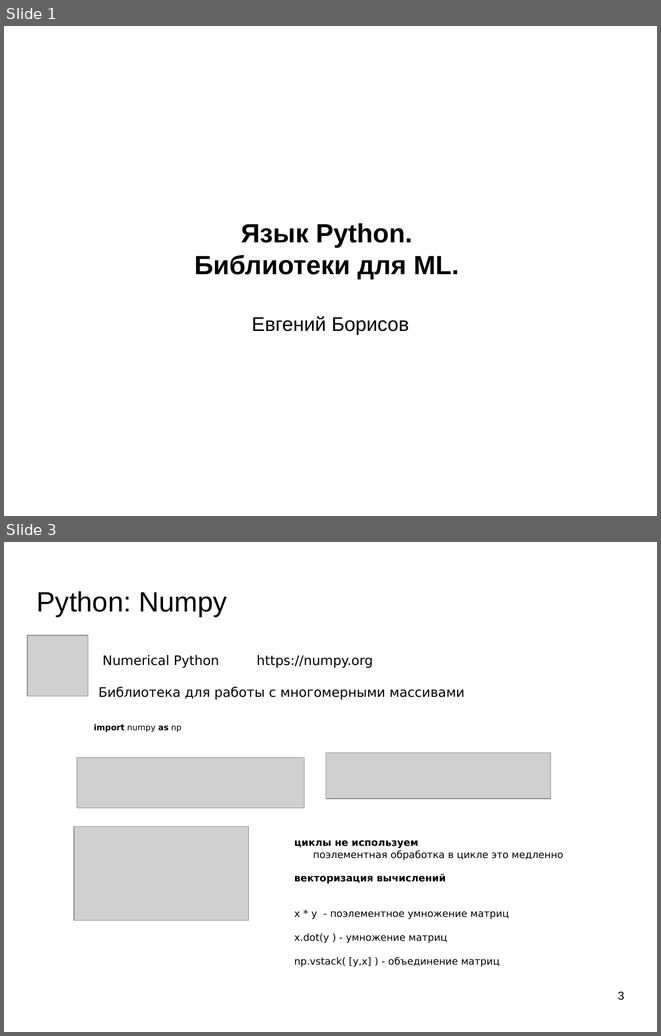
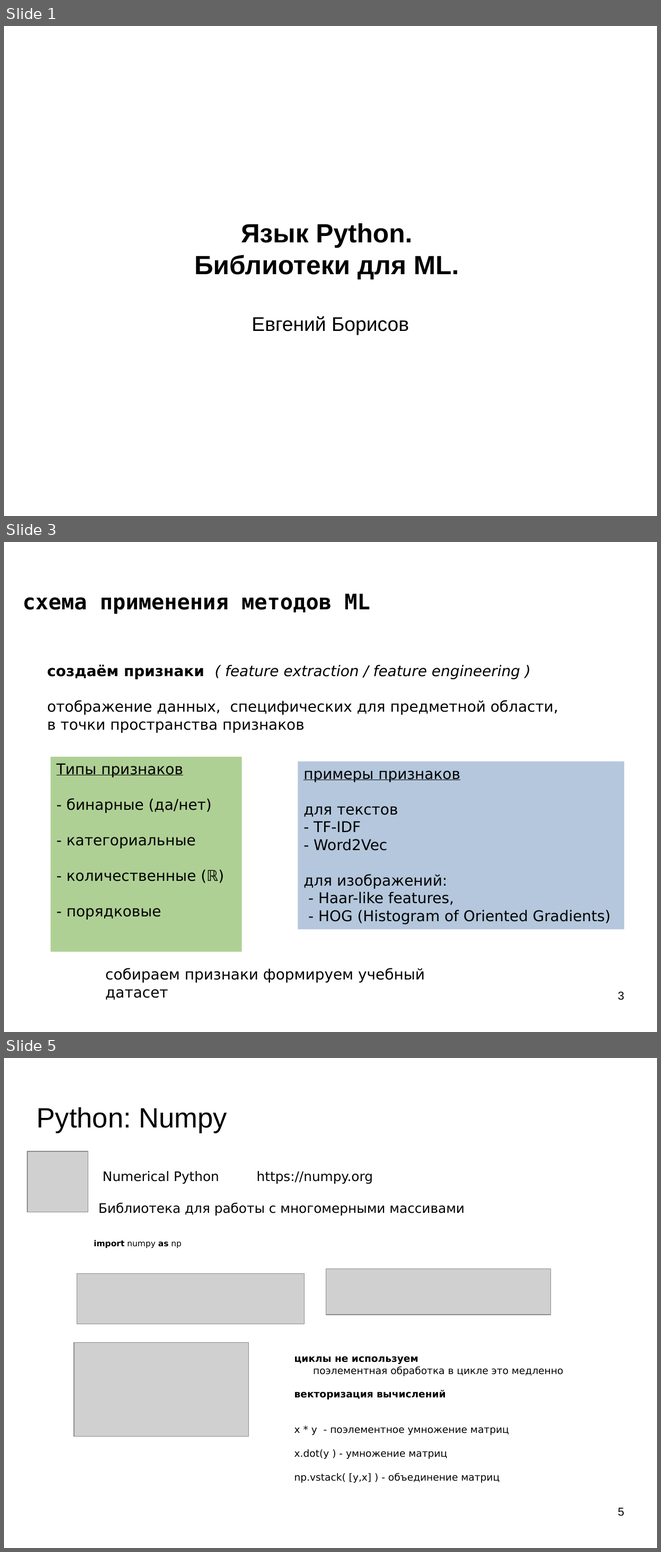
Before and after one commit to mechanoid5/ml_lectorium_2023_I, a slide deck: 02d-python-libs.odp. Shown one above the other, each under a label of ours: slides 1 and 3 before the commit, slides 1, 3 and 5 after it; the slides between them are not shown. The pictures are 661x1036 and 661x1552 pixels, drawn with LibreOffice and Linux fonts; fonts in the diff are those of the drawing; grey boxes stand for pictures; background and template pictures are left out. Boxes give left, top, right and bottom in pixels: in the first picture for what was removed or moved away, otherwise in the second. Text is boxed around its words. In the diff, an @@ line names an element or a change of style, - is before the commit and + after.

```diff
--- a/02d-python-libs.odp
+++ b/02d-python-libs.odp
@@ slide 3 added at <box>4,542,657,1032</box>, background picture (left out) @@
@@ title added at <box>23,593,370,614</box>, 26 pt, text #000000, bold @@
+схема применения методов ML
@@ text added at <box>47,664,558,732</box>, 18 pt, text #000000 @@
+создаём признаки ( feature extraction / feature engineering )
+отображение данных, специфических для предметной области,
+в точки пространства признаков
@@ rectangle added at <box>51,757,242,952</box>, fill #AFD095, 18 pt, text #000000 @@
+Типы признаков
+- бинарные (да/нет)
+- категориальные
+- количественные (ℝ)
+- порядковые
@@ rectangle added at <box>298,761,625,929</box>, fill #B4C7DC, 18 pt, text #000000 @@
+примеры признаков
+для текстов
+- TF-IDF
+- Word2Vec
+для изображений:
+- Haar-like features,
+- HOG (Histogram of Oriented Gradients)
@@ text added at <box>105,968,425,999</box>, 18 pt, text #000000 @@
+собираем признаки формируем учебный датасет
@@ page number added at <box>618,991,624,1000</box>, 14 pt, text #000000 @@
+3
@@ what was slide 3 is now slide 5 @@
@@ page number at <box>618,1507,624,1516</box>: text changed @@
-3
+5
```
Also in this commit, not shown: 4 slides changed, 1 other slide added.
